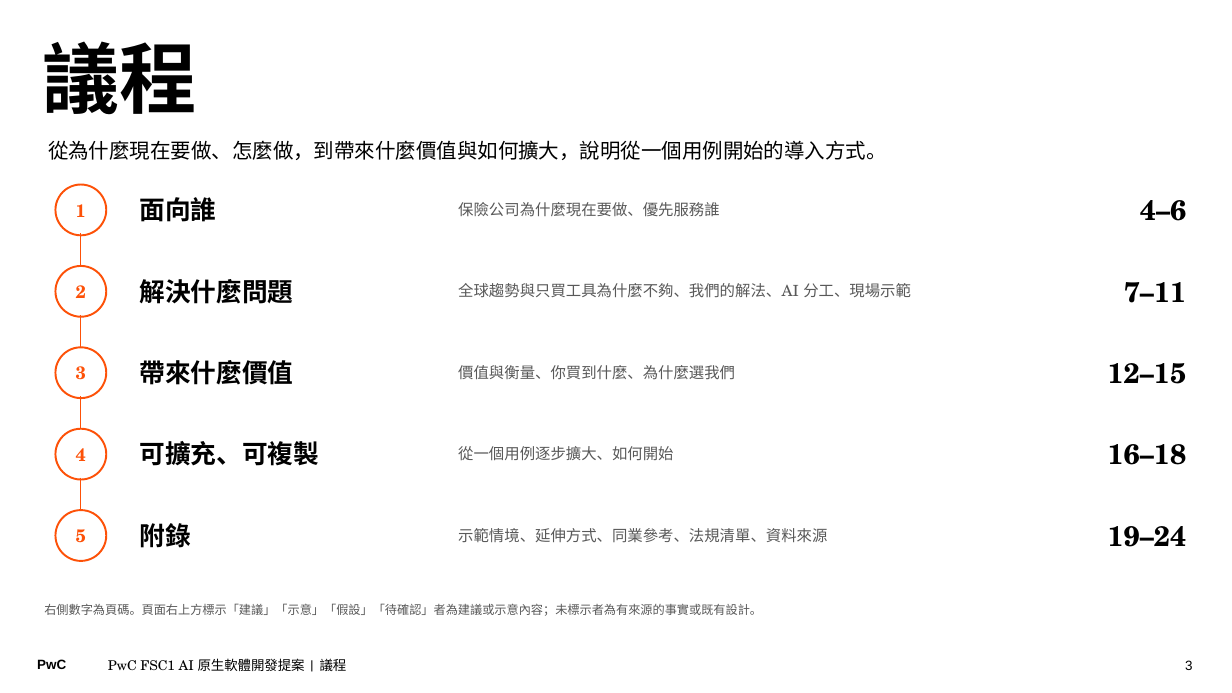
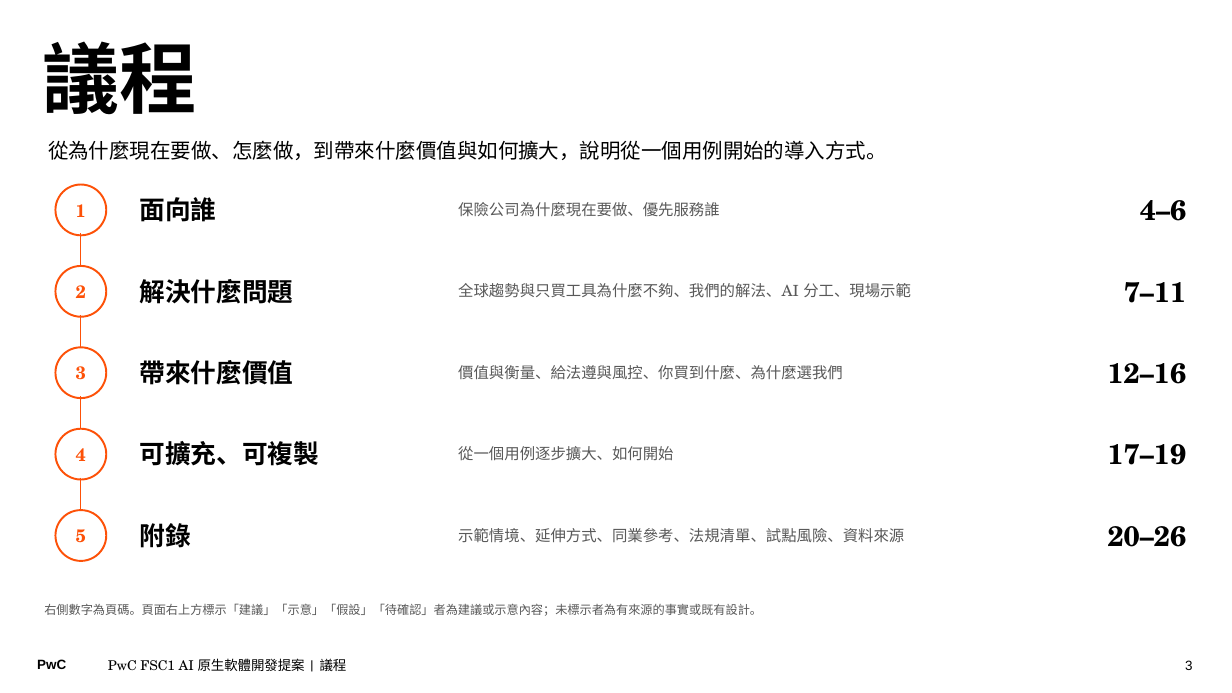
Before and after one commit to Robshao/PwC_FSC1, a slide deck: slide 3 of research/ai-native-sdlc/AI原生軟體開發_合夥人提案簡報_客戶版.pptx. Drawn at 1232x693 pixels with LibreOffice and Linux fonts; fonts in the diff are those of the drawing. Boxes give left, top, right and bottom in pixels: in the first picture for what was removed or moved away, otherwise in the second. Text is boxed around its words. In the diff, an @@ line names an element or a change of style, - is before the commit and + after.

```diff
--- a/research/ai-native-sdlc/AI原生軟體開發_合夥人提案簡報_客戶版.pptx
+++ b/research/ai-native-sdlc/AI原生軟體開發_合夥人提案簡報_客戶版.pptx
@@ text at (458, 365, 843, 380): text changed @@
-價值與衡量、你買到什麼、為什麼選我們
+價值與衡量、給法遵與風控、你買到什麼、為什麼選我們
@@ text at (1108, 363, 1187, 384): text changed @@
-12–15
+12–16
@@ text at (1108, 444, 1187, 465): text changed @@
-16–18
+17–19
@@ text at (458, 528, 904, 542): text changed @@
-示範情境、延伸方式、同業參考、法規清單、資料來源
+示範情境、延伸方式、同業參考、法規清單、試點風險、資料來源
@@ text at (1108, 526, 1187, 547): text changed @@
-19–24
+20–26
```
Also in this commit, not shown: 6 other slides changed, 2 slides added, 5 other files.
